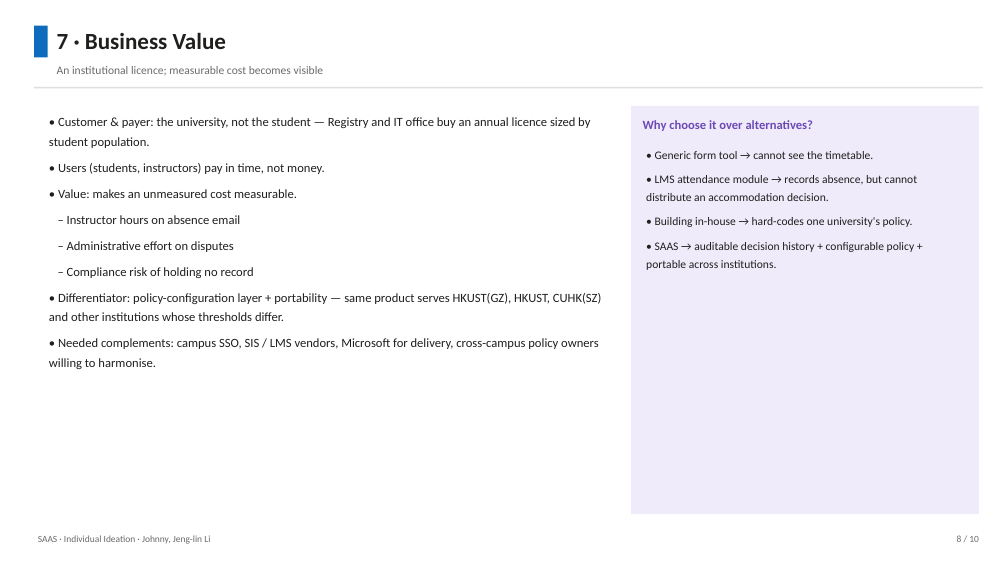
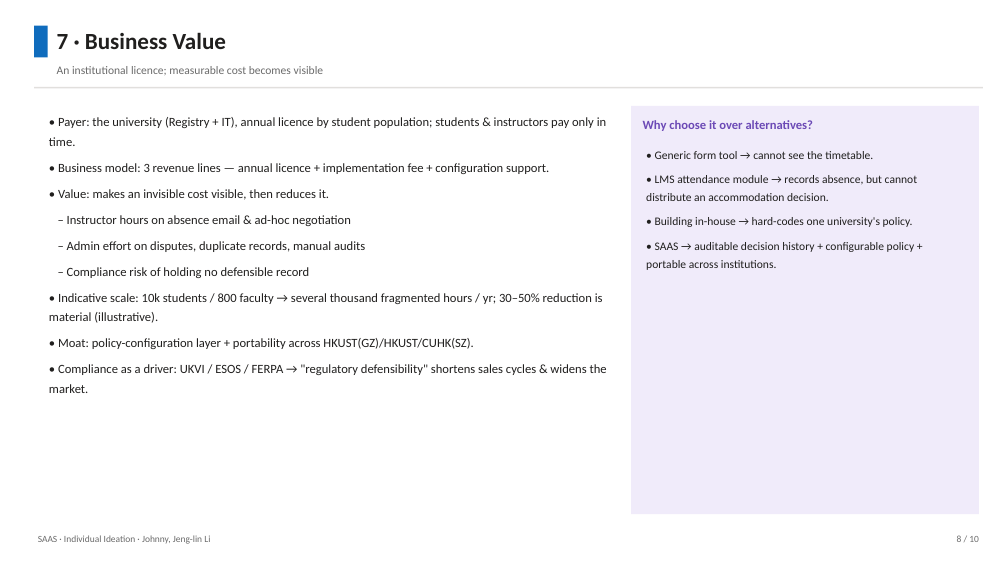
Before and after one commit to Jeng-linLi/student-absence-system, a slide deck: slide 8 of assignment/SAAS_Ideation_Presentation.pptx. Drawn at 1008x567 pixels with LibreOffice and Linux fonts; fonts in the diff are those of the drawing. Boxes give left, top, right and bottom in pixels: in the first picture for what was removed or moved away, otherwise in the second. Text is boxed around its words. In the diff, an @@ line names an element or a change of style, - is before the commit and + after.

Commit message:
docs(assignment): expand ideation essay — business model, moat, compliance drivers

```diff
--- a/assignment/SAAS_Ideation_Presentation.pptx
+++ b/assignment/SAAS_Ideation_Presentation.pptx
@@ text at <box>49,117,607,393</box>: text changed @@
-• Customer & payer: the university, not the student — Registry and IT office buy an annual licence sized by student population.
-• Users (students, instructors) pay in time, not money.
-• Value: makes an unmeasured cost measurable.
-– Instructor hours on absence email
-– Administrative effort on disputes
-– Compliance risk of holding no record
-• Differentiator: policy-configuration layer + portability — same product serves HKUST(GZ), HKUST, CUHK(SZ) and other institutions whose thresholds differ.
-• Needed complements: campus SSO, SIS / LMS vendors, Microsoft for delivery, cross-campus policy owners willing to harmonise.
+• Payer: the university (Registry + IT), annual licence by student population; students & instructors pay only in time.
+• Business model: 3 revenue lines — annual licence + implementation fee + configuration support.
+• Value: makes an invisible cost visible, then reduces it.
+– Instructor hours on absence email & ad-hoc negotiation
+– Admin effort on disputes, duplicate records, manual audits
+– Compliance risk of holding no defensible record
+• Indicative scale: 10k students / 800 faculty → several thousand fragmented hours / yr; 30–50% reduction is material (illustrative).
+• Moat: policy-configuration layer + portability across HKUST(GZ)/HKUST/CUHK(SZ).
+• Compliance as a driver: UKVI / ESOS / FERPA → "regulatory defensibility" shortens sales cycles & widens the market.
```
Also in this commit, not shown: 2 other slides changed, 4 other files.
